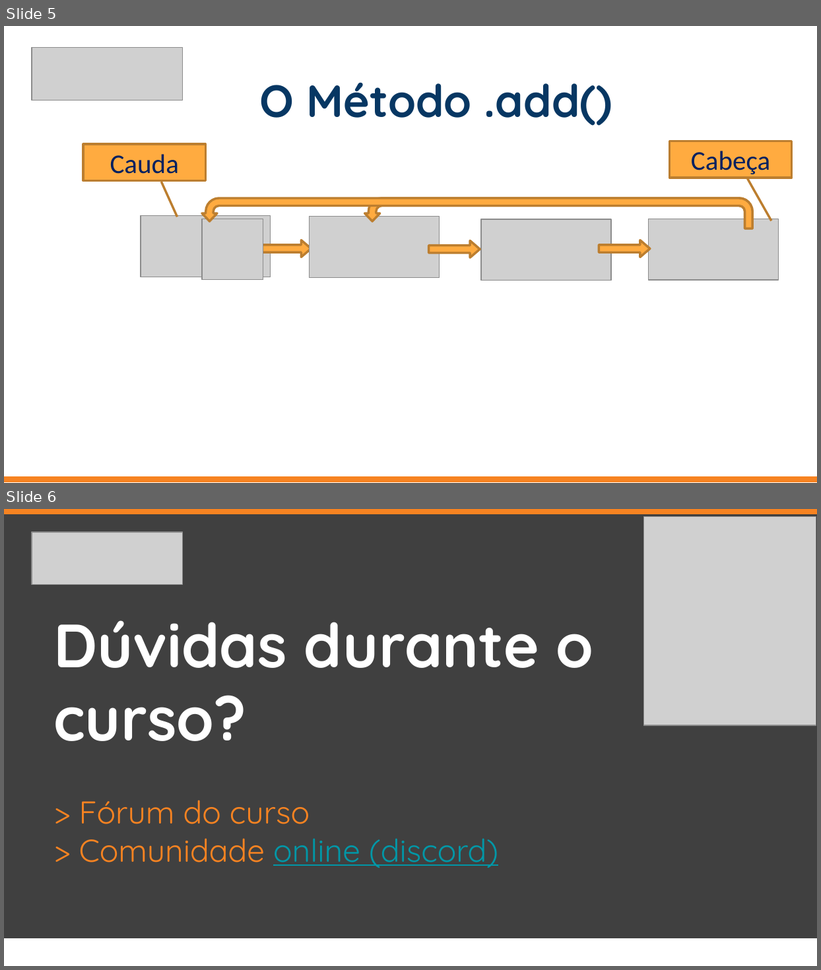
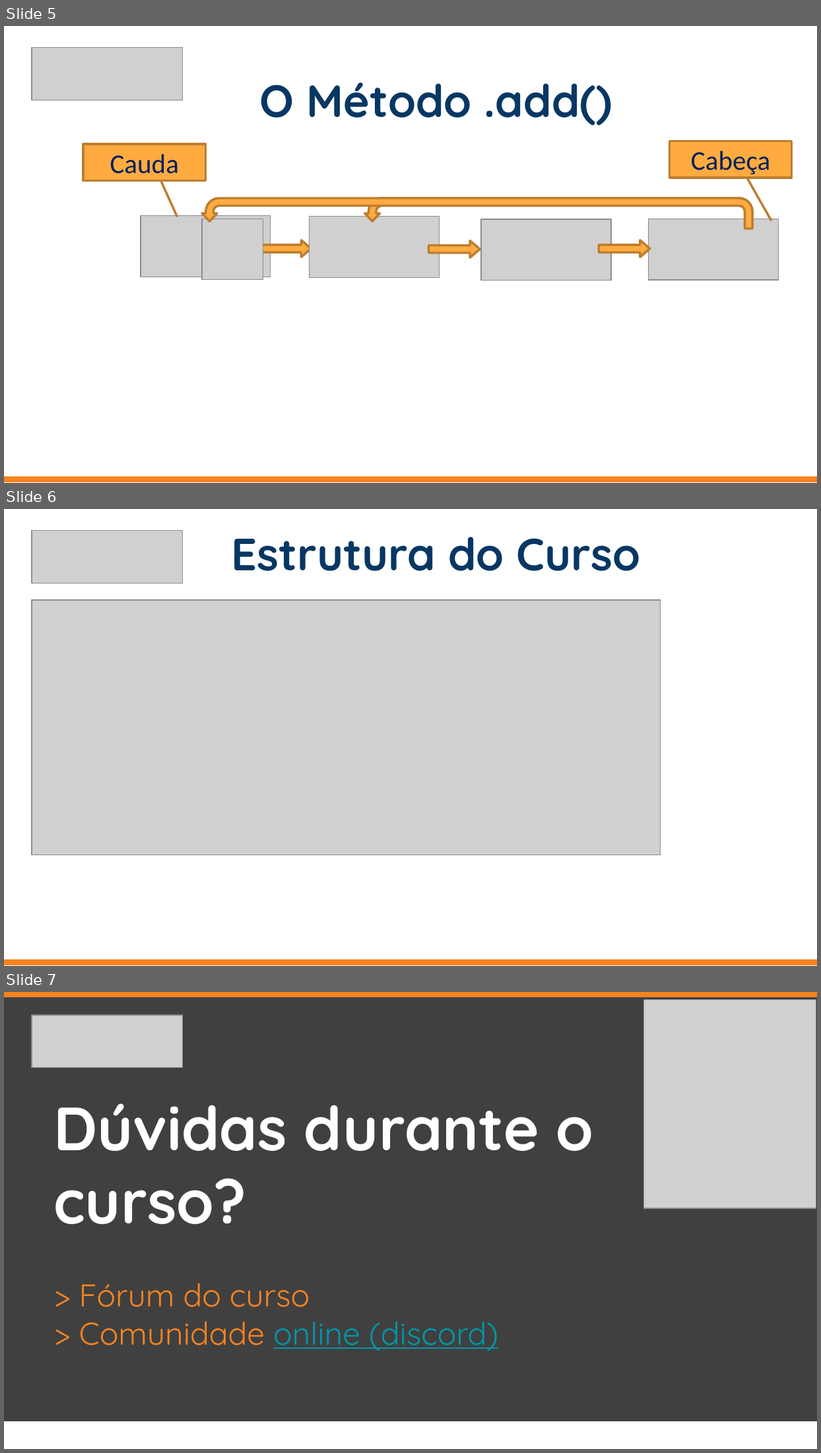
Before and after one commit to jrdutra/estruturaDeDadosJavaDio, a slide deck: apresentacoes/Aula6/Etapa1.pptx. Shown one above the other, each under a label of ours: slides 5 and 6 before the commit, slides 5, 6 and 7 after it. The pictures are 821x970 and 821x1453 pixels, drawn with LibreOffice and Linux fonts; fonts in the diff are those of the drawing; grey boxes stand for pictures. Boxes give left, top, right and bottom in pixels: in the first picture for what was removed or moved away, otherwise in the second. Text is boxed around its words. In the diff, an @@ line names an element or a change of style, - is before the commit and + after.

```diff
--- a/apresentacoes/Aula6/Etapa1.pptx
+++ b/apresentacoes/Aula6/Etapa1.pptx
@@ slide 6 added at [4, 509, 817, 966], background #FFFFFF @@
@@ picture added at [32, 531, 183, 584] @@
@@ subtitle added at [232, 537, 641, 571], 40 pt, text #073763, bold @@
+Estrutura do Curso
@@ picture added at [32, 600, 660, 855] @@
@@ rectangle added at [4, 960, 817, 965], fill #F78321, outline #F78321 0.75 pt @@
@@ what was slide 6 is now slide 7 @@
```
Also in this commit, not shown: 13 other files.
